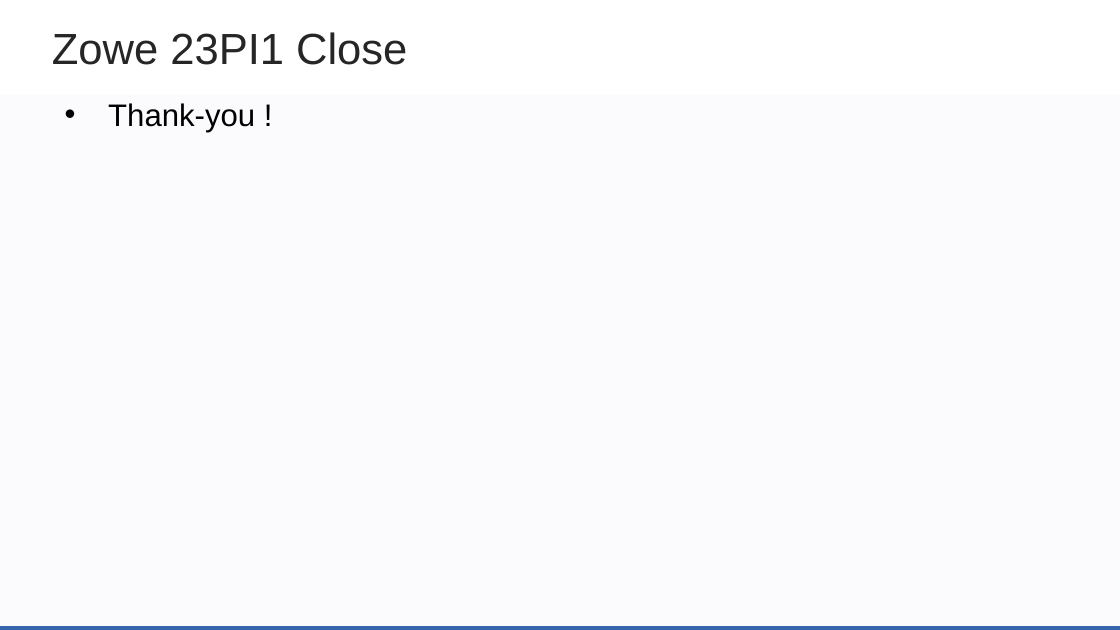
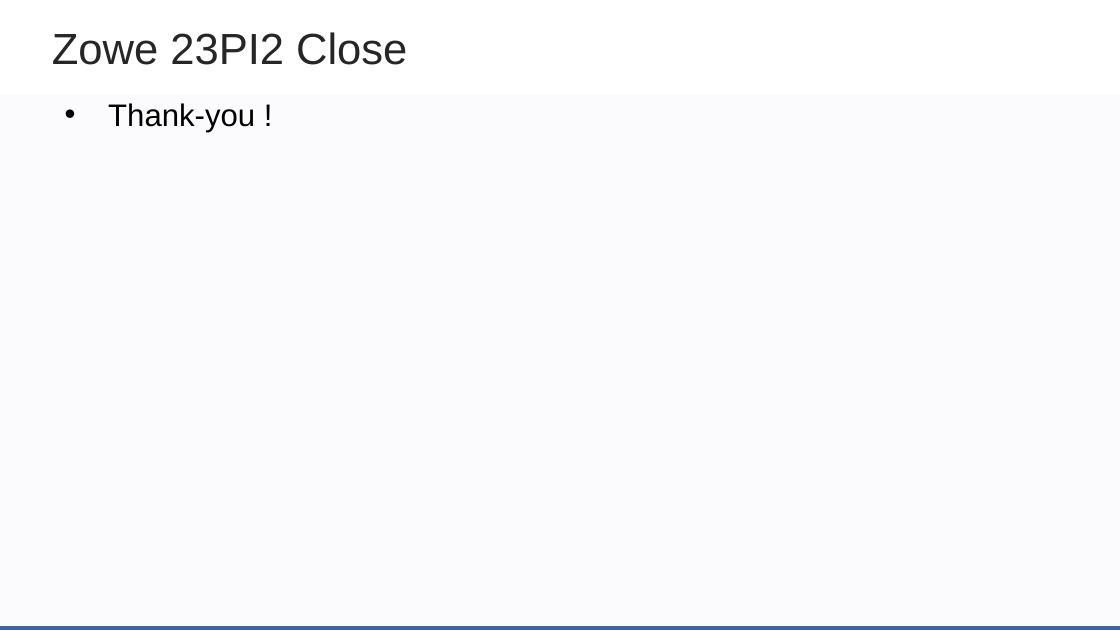
Before and after one commit to zowe/community, a slide deck: slide 7 of Project Management/PI Planning/23PI2 Planning/Zowe 23PI2 Planning - Introduction and Agenda.pptx. Drawn at 1120x630 pixels with LibreOffice and Linux fonts; fonts in the diff are those of the drawing; background and template pictures are left out. Boxes give left, top, right and bottom in pixels: in the first picture for what was removed or moved away, otherwise in the second. Text is boxed around its words. In the diff, an @@ line names an element or a change of style, - is before the commit and + after.

Commit message:
Update Zowe 23PI2 Planning - Introduction and Agenda.pptx

```diff
--- a/Project Management/PI Planning/23PI2 Planning/Zowe 23PI2 Planning - Introduction and Agenda.pptx
+++ b/Project Management/PI Planning/23PI2 Planning/Zowe 23PI2 Planning - Introduction and Agenda.pptx
@@ text at box(52, 32, 407, 65): text changed @@
-Zowe 23PI1 Close
+Zowe 23PI2 Close
```
Also in this commit, not shown: 1 other slide changed.
